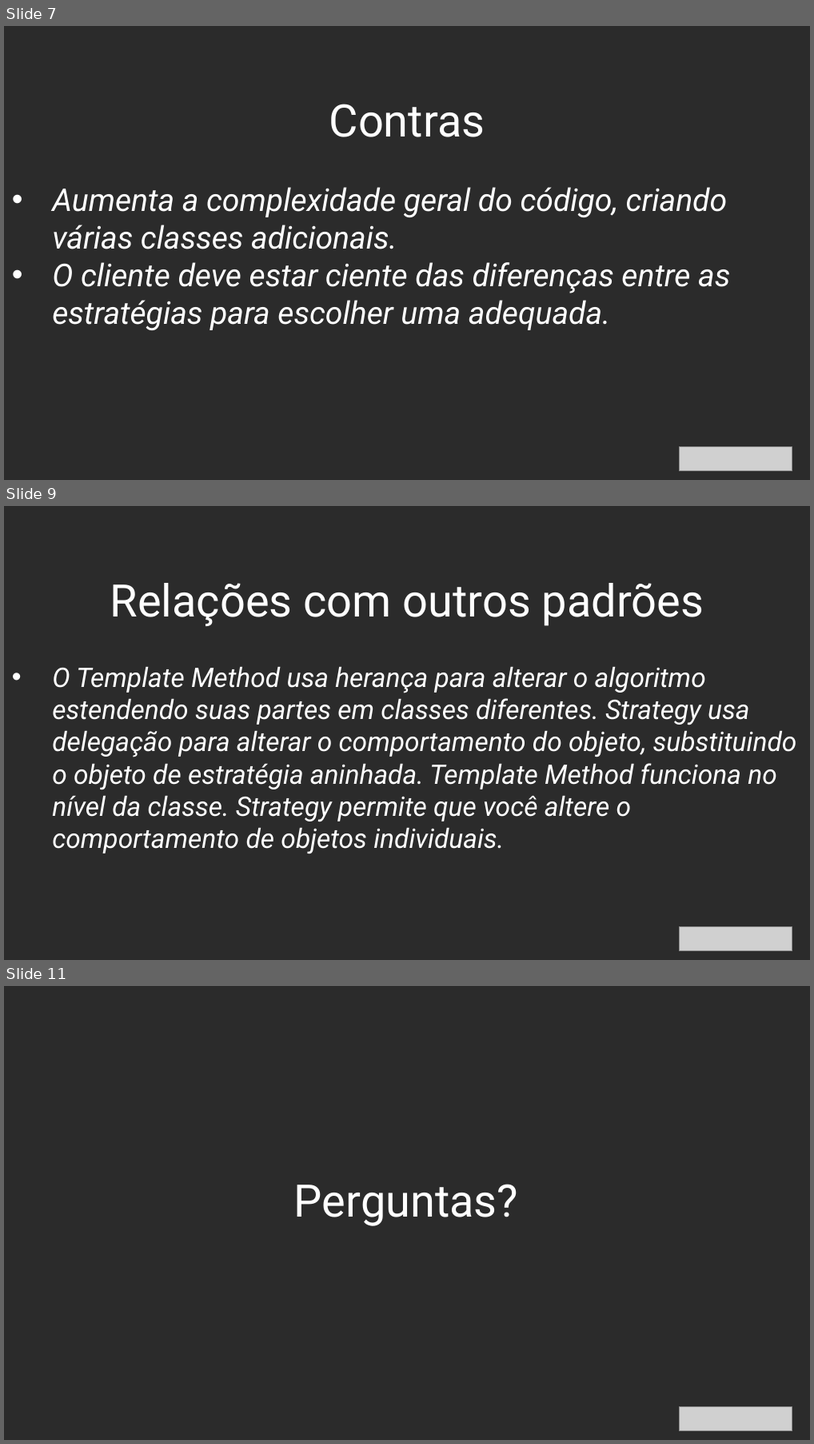
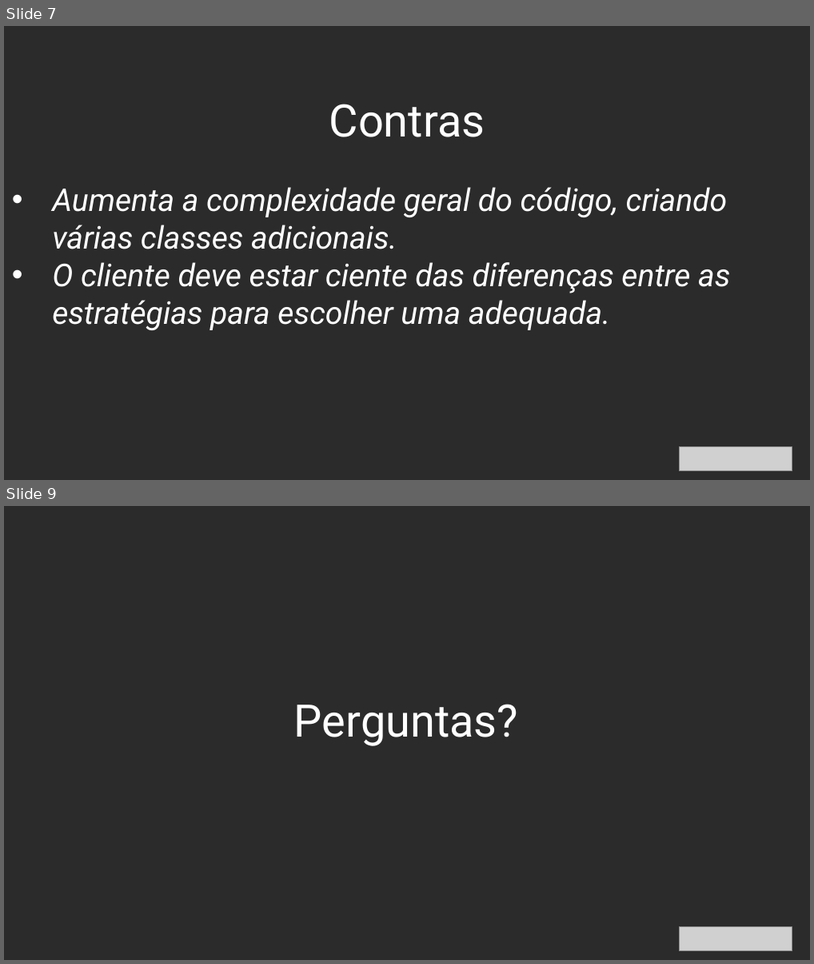
Before and after one commit to pedrosa2008/dp_strategy, a slide deck: dojo_strategy.pptx. Shown one above the other, each under a label of ours: slides 7, 9 and 11 before the commit, slides 7 and 9 after it; the slides between them are not shown. The pictures are 814x1444 and 814x964 pixels, drawn with LibreOffice and Linux fonts; fonts in the diff are those of the drawing; grey boxes stand for pictures; background and template pictures are left out; a plain dark background stands for a picture behind light text. Boxes give left, top, right and bottom in pixels: in the first picture for what was removed or moved away, otherwise in the second. Text is boxed around its words. In the diff, an @@ line names an element or a change of style, - is before the commit and + after.

```diff
--- a/dojo_strategy.pptx
+++ b/dojo_strategy.pptx
@@ slide 9 removed at [4,506,810,960], background picture (left out) @@
@@ text removed at [110,583,704,626] @@
-Relações com outros padrões
@@ text removed at [52,666,798,854] @@
-• O Template Method usa herança para alterar o algoritmo estendendo suas partes em classes diferentes. Strategy usa delegação para alterar o comportamento do objeto, substituindo o objeto de estratégia aninhada. Template Method funciona no nível da classe. Strategy permite que você altere o comportamento de objetos individuais.
@@ picture removed at [680,927,793,951] @@
@@ what was slide 11 is now slide 9 @@
```
Also in this commit, not shown: 1 slide changed, 1 other slide removed, 1 other file.
